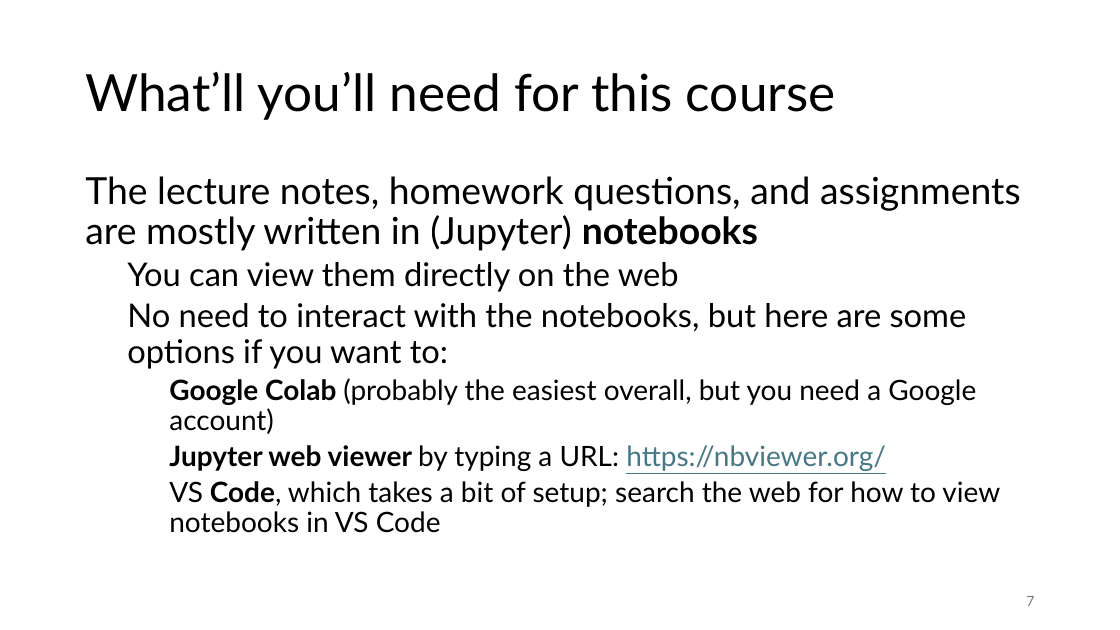
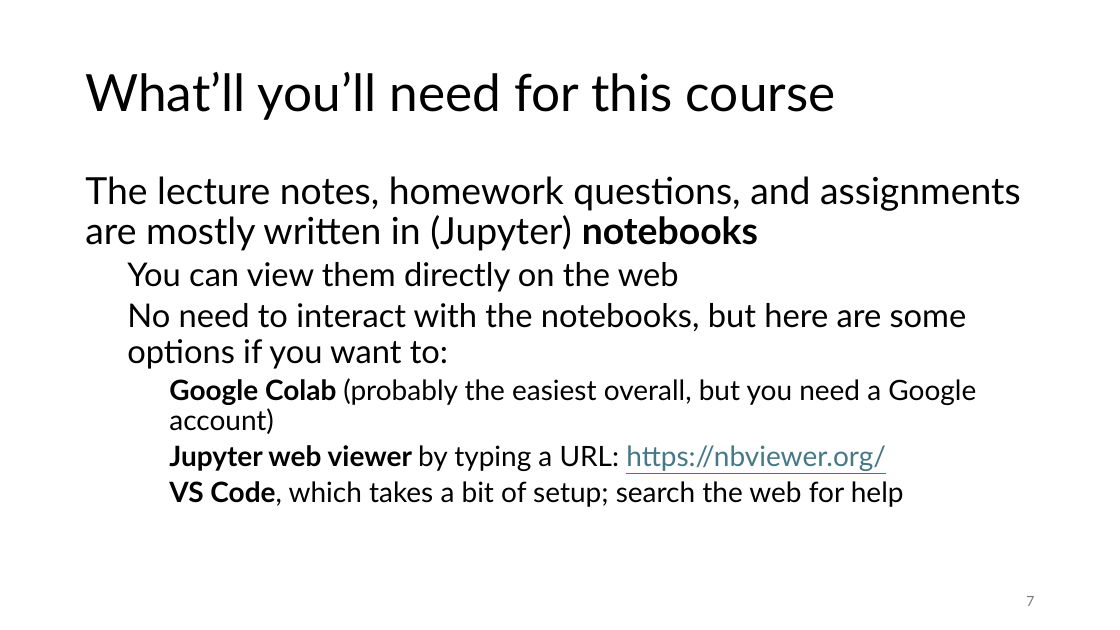
Before and after one commit to tjd1234/cmpt120spring2026, a slide deck: slide 7 of lecture_notes/introduction/introduction.pptx. Drawn at 1120x630 pixels with LibreOffice and Linux fonts; fonts in the diff are those of the drawing. Boxes give left, top, right and bottom in pixels: in the first picture for what was removed or moved away, otherwise in the second. Text is boxed around its words. In the diff, an @@ line names an element or a change of style, - is before the commit and + after.

```diff
--- a/lecture_notes/introduction/introduction.pptx
+++ b/lecture_notes/introduction/introduction.pptx
@@ text at bbox=[169, 481, 904, 507]: text changed @@
-    VS Code, which takes a bit of setup; search the web for how to view notebooks in VS Code
+    VS Code, which takes a bit of setup; search the web for help
```
Also in this commit, not shown: 2 other slides changed, 3 other files.
